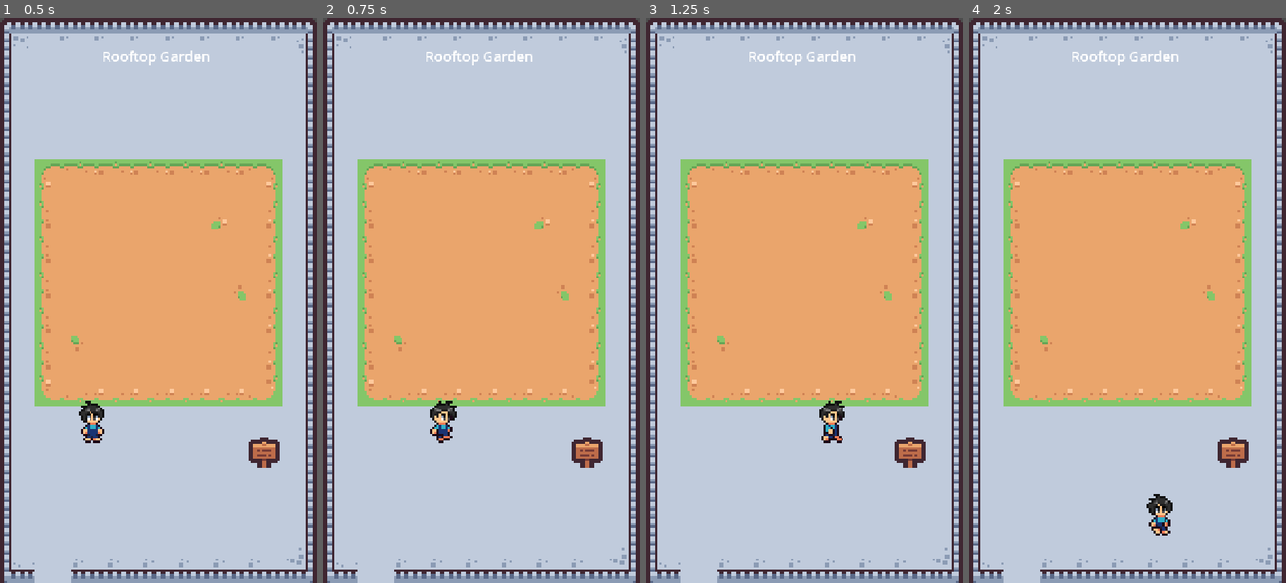
Above: before the commit, frames 1-4 (left to right).
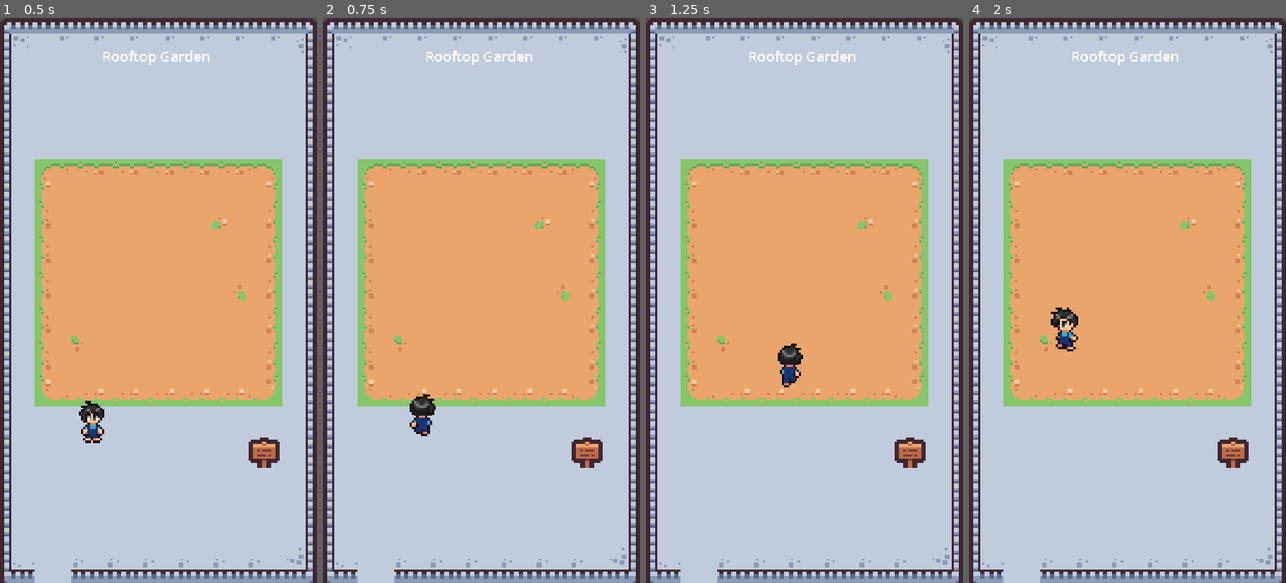
Above: after the commit, the same moments.

Repository: adnjoo/rooftop-garden
Game: Godot game, scene res://scenes/main.tscn
Two runs of this game, one before a commit and one after it. Both use one fixed random seed, a clock stepped at 60 frames per second and the inputs below.
Inputs (mouse positions are in pixels of both pictures, inside the frame that each line leads up to):
- Up to frame 1 (0.5 s): no input
- Up to frame 2 (0.75 s): move the mouse to (551, 272) at 0.52 s; hold D (move_right) from 0.53 s (still down); click (551, 272) at 0.67 s
- Up to frame 3 (1.25 s): keep holding D (move_right)
- Up to frame 4 (2 s): move the mouse to (1064, 328) at 1.27 s; release D (move_right) at 1.28 s; hold S (move_down) from 1.28 s (still down); click (1064, 328) at 1.42 s

Frame 1 is identical in both runs. In frame 2, 0.8% of the frame differs, in the area x 27-43%, y 66-76%; in frame 3, 0.8%; in frame 4, 0.9%, in the area x 25-65%, y 51-92%.

Commit message:
feat: implement tap-to-move player controls
- Click/tap to set destination
- Player walks towards clicked position
- Stops automatically on arrival
- Supports both mouse and touch input

Diff:
--- a/scripts/player.gd
+++ b/scripts/player.gd
@@ -1,23 +1,46 @@
 extends CharacterBody2D
 
 const SPEED = 300.0
+const ARRIVAL_THRESHOLD = 10.0
 
+var target_position: Vector2
+var is_moving = false
 var last_direction = Vector2.DOWN
 
+func _ready() -> void:
+	target_position = global_position
+
+func _input(event: InputEvent) -> void:
+	if event is InputEventMouseButton:
+		if event.button_index == MOUSE_BUTTON_LEFT and event.pressed:
+			target_position = get_global_mouse_position()
+			is_moving = true
+	elif event is InputEventScreenTouch:
+		if event.pressed:
+			target_position = get_canvas_transform().affine_inverse() * event.position
+			is_moving = true
+
 func _physics_process(_delta: float) -> void:
-	var direction = Input.get_vector("move_left", "move_right", "move_up", "move_down")
+	if is_moving:
+		var direction = (target_position - global_position).normalized()
+		var distance = global_position.distance_to(target_position)
 
-	if direction != Vector2.ZERO:
-		last_direction = direction
+		if distance < ARRIVAL_THRESHOLD:
+			is_moving = false
+			velocity = Vector2.ZERO
+		else:
+			last_direction = direction
+			velocity = direction * SPEED
+	else:
+		velocity = Vector2.ZERO
 
-	velocity = direction * SPEED
 	move_and_slide()
 	update_animation()
 
 func update_animation() -> void:
 	if velocity.length() == 0:
 		# Idle - check horizontal first for diagonals
-		if last_direction.x != 0:
+		if abs(last_direction.x) > abs(last_direction.y):
 			$AnimatedSprite2D.play("idle_side")
 			$AnimatedSprite2D.flip_h = (last_direction.x < 0)
 		elif last_direction.y < 0:
@@ -26,7 +49,7 @@
 			$AnimatedSprite2D.play("idle_down")
 	else:
 		# Walking - check horizontal first for diagonals
-		if last_direction.x != 0:
+		if abs(last_direction.x) > abs(last_direction.y):
 			$AnimatedSprite2D.play("walk_side")
 			$AnimatedSprite2D.flip_h = (last_direction.x < 0)
 		elif last_direction.y < 0:
